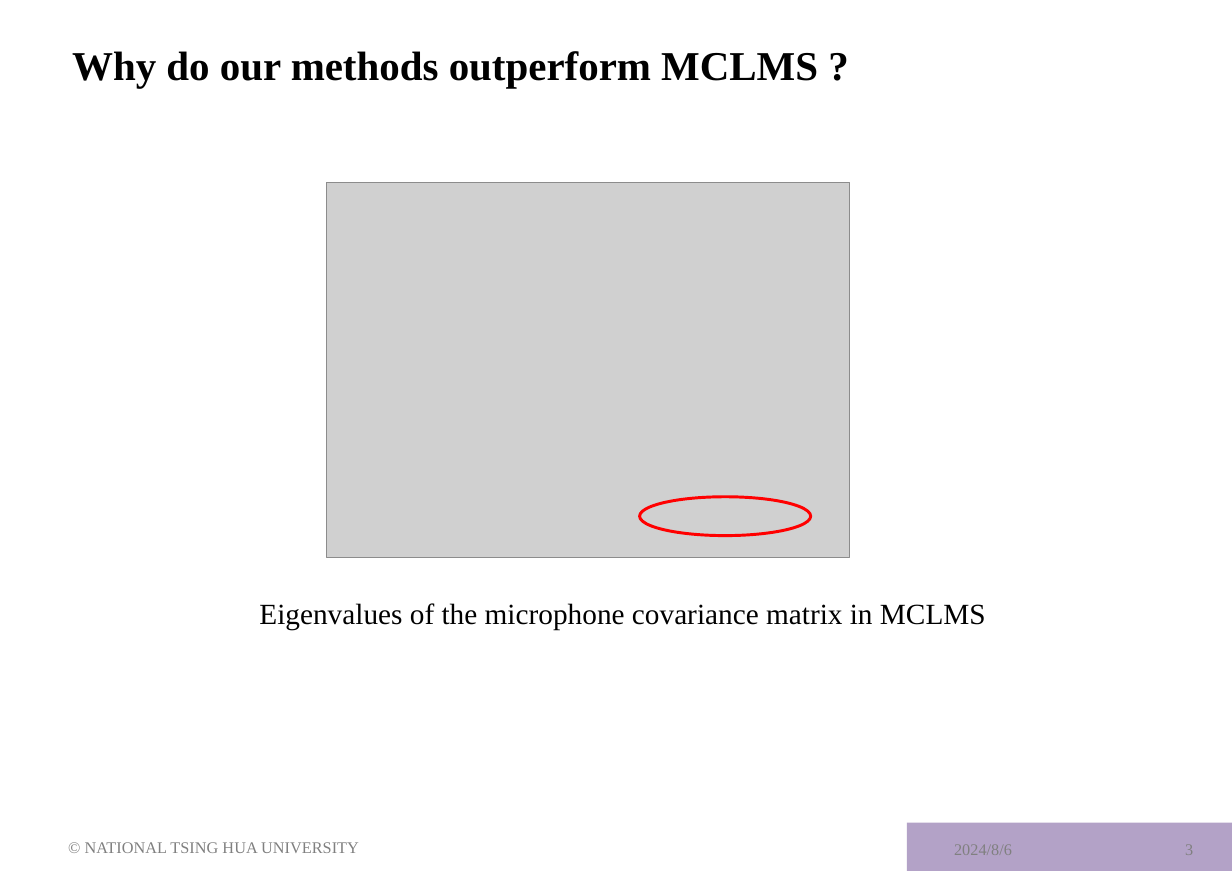
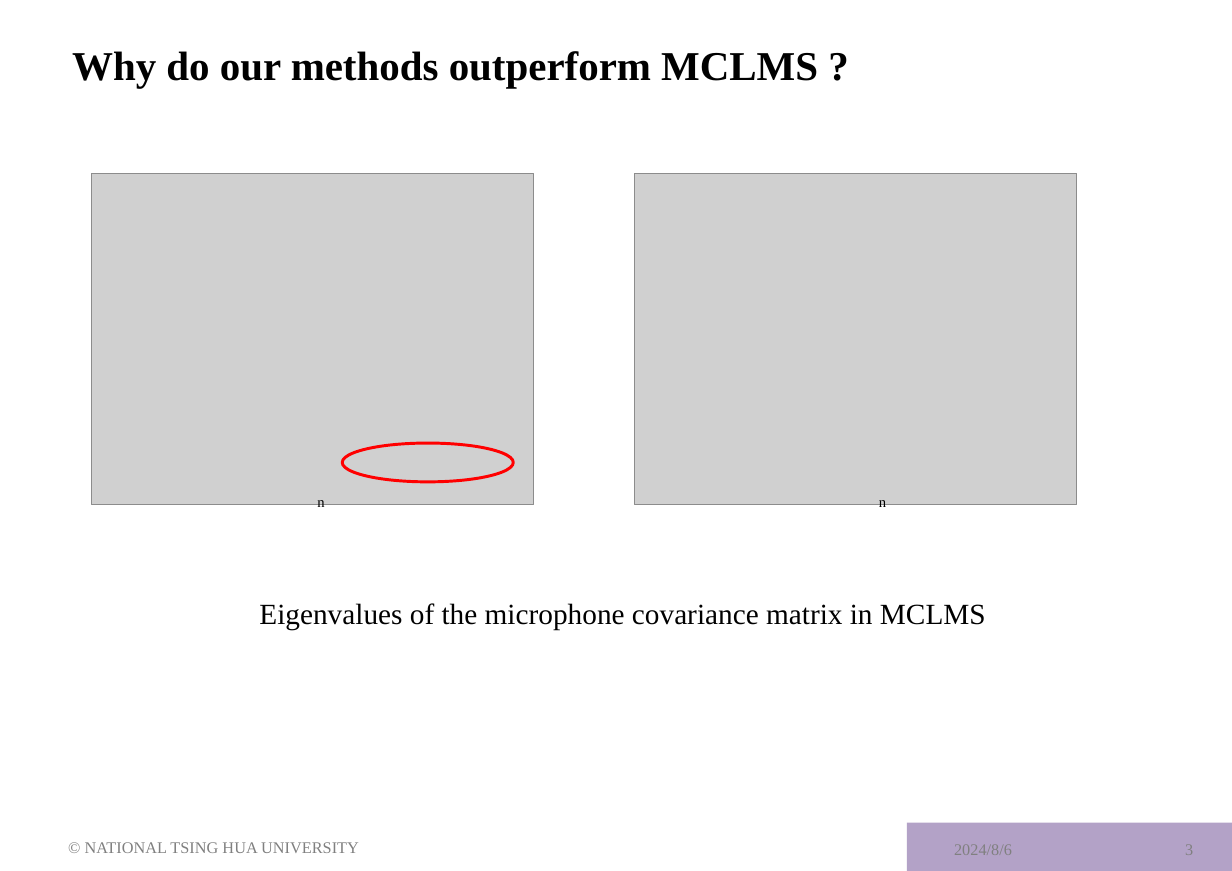
Before and after one commit to anchiyuan/CTF, a slide deck: slide 3 of meeting_2024/anchi_0807_meeting.pptx. Drawn at 1232x871 pixels with LibreOffice and Linux fonts; fonts in the diff are those of the drawing; grey boxes stand for pictures; background and template pictures are left out. Boxes give left, top, right and bottom in pixels: in the first picture for what was removed or moved away, otherwise in the second. Text is boxed around its words. In the diff, an @@ line names an element or a change of style, - is before the commit and + after.

```diff
--- a/meeting_2024/anchi_0807_meeting.pptx
+++ b/meeting_2024/anchi_0807_meeting.pptx
@@ picture: place and size @@
-picture at (327, 182, 849, 558)
+picture at (92, 173, 534, 505)
@@ picture added at (634, 173, 1077, 505) @@
@@ ellipse: place and size @@
-ellipse at (640, 497, 810, 536)
+ellipse at (343, 444, 513, 483)
@@ text added at (317, 500, 324, 511), 10 pt, text #000000 @@
+n
@@ text added at (879, 500, 886, 511), 10 pt, text #000000 @@
+n
```
Also in this commit, not shown: 1 other slide changed, 1 slide added.
